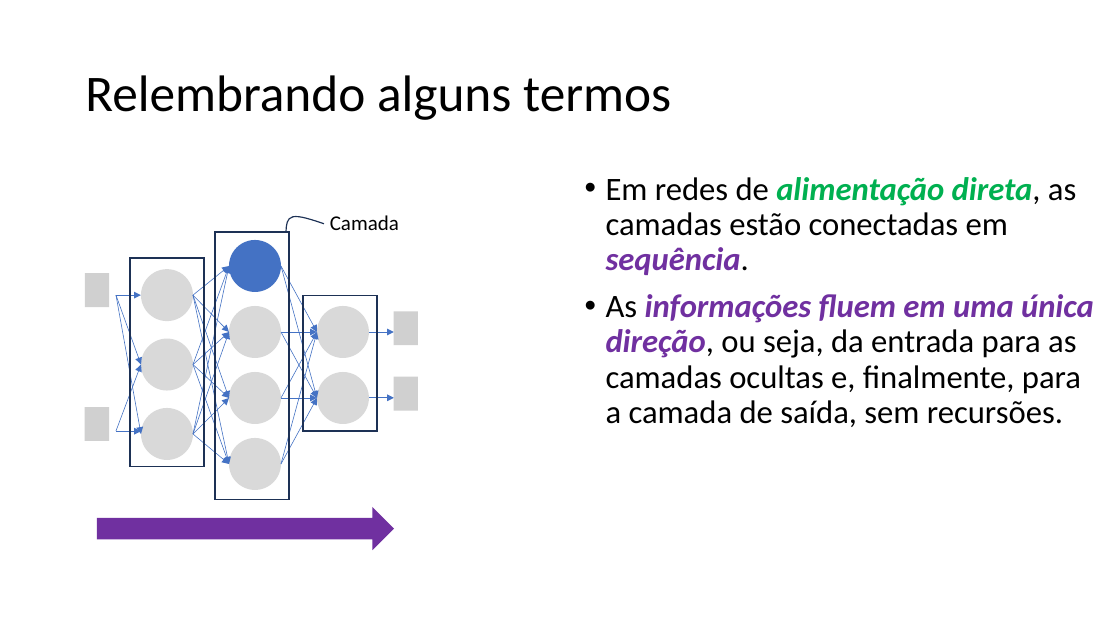
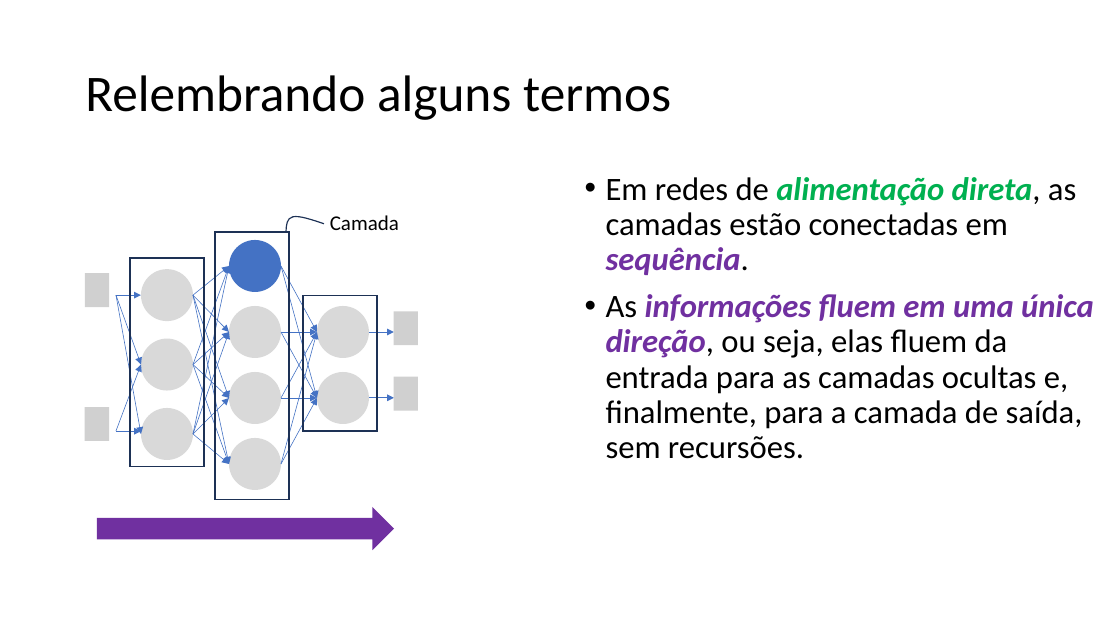
Before and after one commit to zz4fap/tp557-iot-ml, a slide deck: slide 10 of slides/TP557_7_Regressão_com_DNNs_parte_I.pptx. Drawn at 1120x630 pixels with LibreOffice and Linux fonts; fonts in the diff are those of the drawing; grey boxes stand for pictures. Boxes give left, top, right and bottom in pixels: in the first picture for what was removed or moved away, otherwise in the second. Text is boxed around its words. In the diff, an @@ line names an element or a change of style, - is before the commit and + after.

```diff
--- a/slides/TP557_7_Regressão_com_DNNs_parte_I.pptx
+++ b/slides/TP557_7_Regressão_com_DNNs_parte_I.pptx
@@ text at box(606, 294, 1094, 459): text changed @@
-• As informações fluem em uma única direção, ou seja, da entrada para as camadas ocultas e, finalmente, para a camada de saída, sem recursões.
+• As informações fluem em uma única direção, ou seja, elas fluem da entrada para as camadas ocultas e, finalmente, para a camada de saída, sem recursões.
```
Also in this commit, not shown: 11 other slides changed, 1 slide added.
